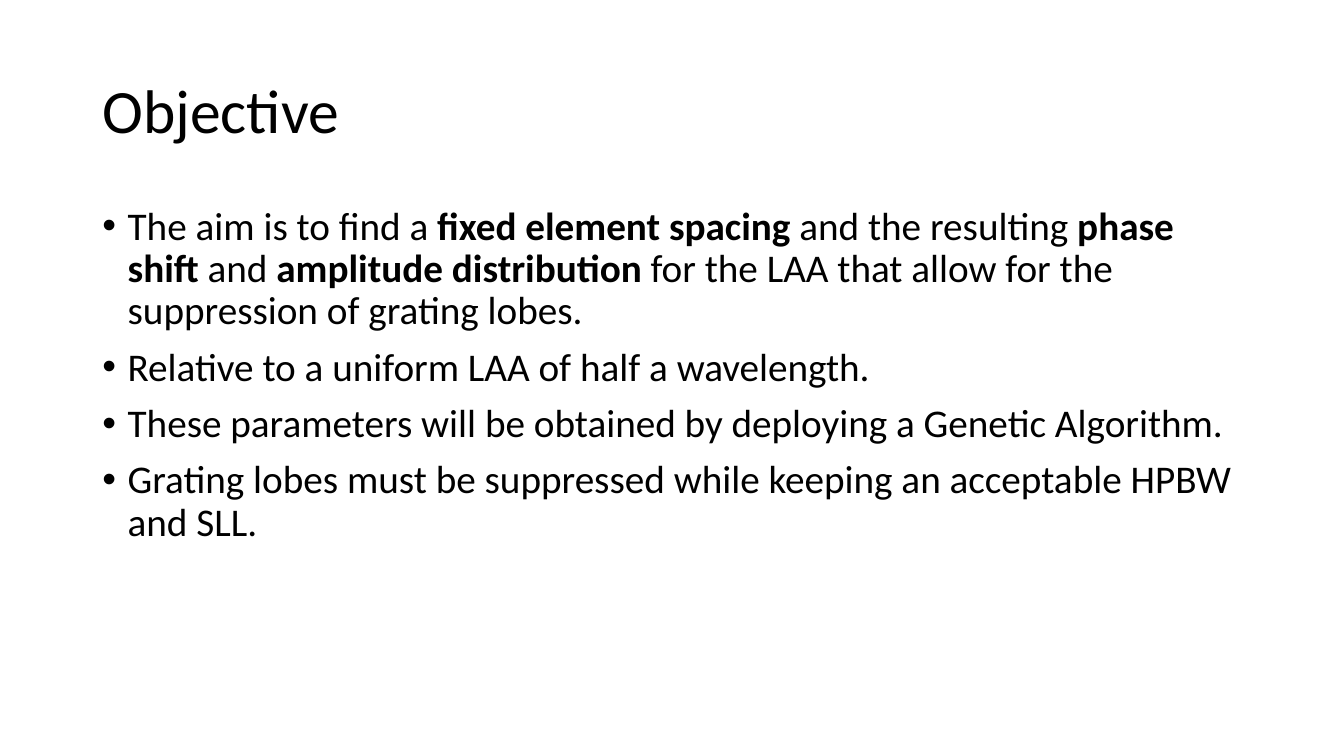
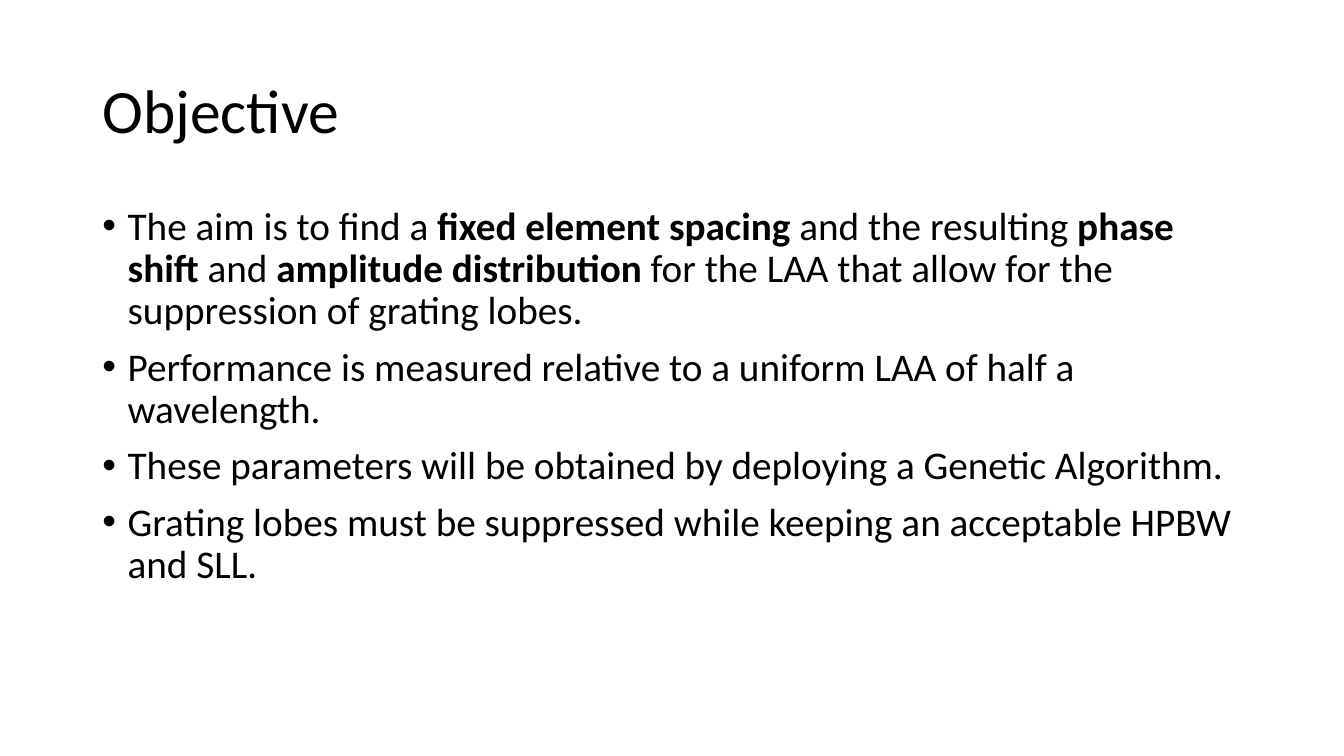
Before and after one commit to WaltDeyzel/thesis-2021, a slide deck: slide 8 of Oral presentation/Grating Lobes.pptx. Drawn at 1344x756 pixels with LibreOffice and Linux fonts; fonts in the diff are those of the drawing. Boxes give left, top, right and bottom in pixels: in the first picture for what was removed or moved away, otherwise in the second. Text is boxed around its words. In the diff, an @@ line names an element or a change of style, - is before the commit and + after.

```diff
--- a/Oral presentation/Grating Lobes.pptx
+++ b/Oral presentation/Grating Lobes.pptx
@@ text at (128, 353, 1075, 430): text changed @@
-• Relative to a uniform LAA of half a wavelength.
+• Performance is measured relative to a uniform LAA of half a wavelength.
```
Also in this commit, not shown: 11 other slides changed, 5 other files.
